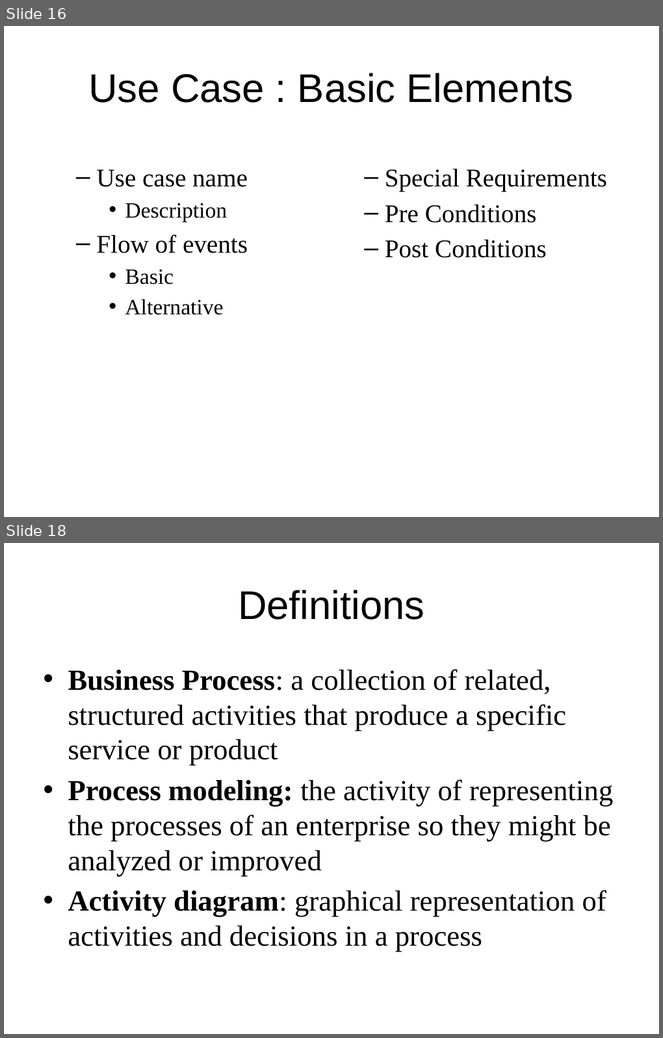
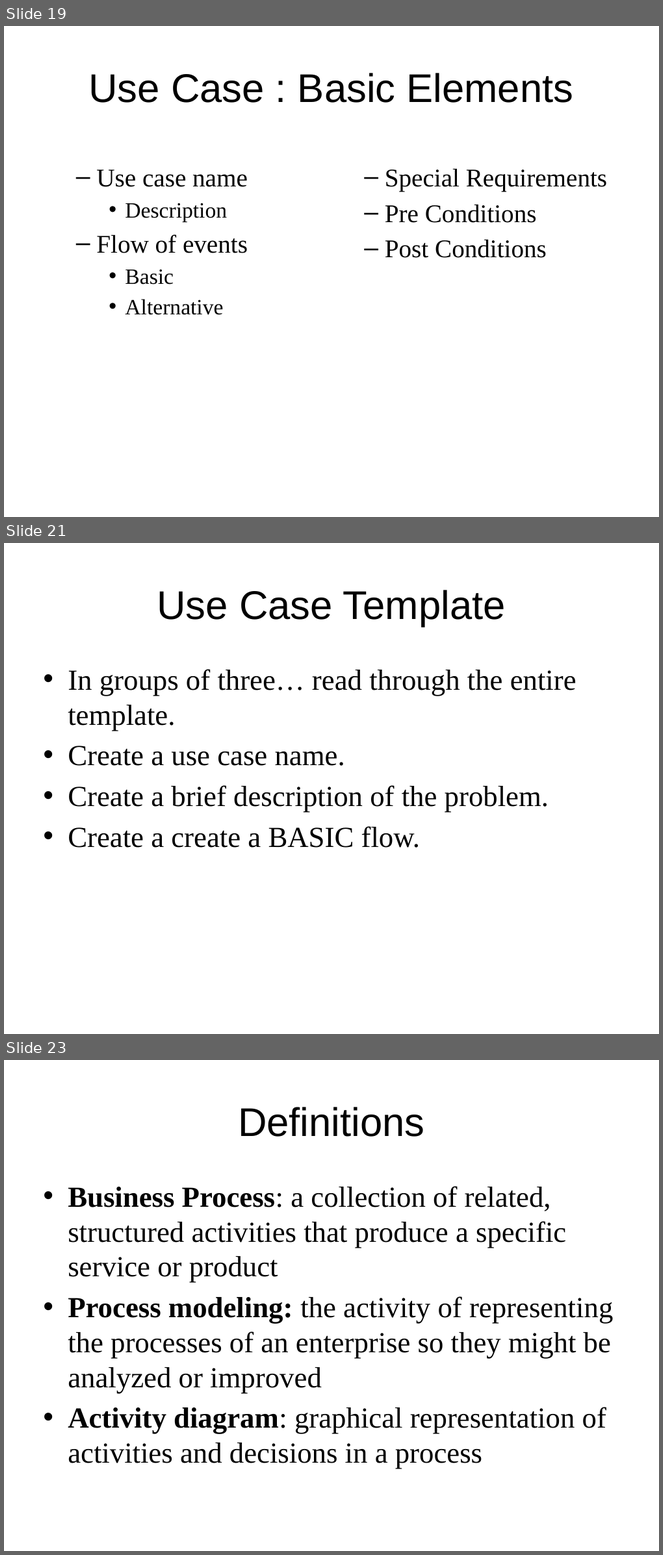
Before and after one commit to DataCurationWorkshop/HongKongCurationWorkshop, a slide deck: Day_3/Lab/Day_3_SystemsAnalysisForDataCuration.pptx. Shown one above the other, each under a label of ours: slides 16 and 18 before the commit, slides 19, 21 and 23 after it; the slides between them are not shown. The pictures are 663x1038 and 663x1555 pixels, drawn with LibreOffice and Linux fonts; fonts in the diff are those of the drawing; background and template pictures are left out. Boxes give left, top, right and bottom in pixels: in the first picture for what was removed or moved away, otherwise in the second. Text is boxed around its words. In the diff, an @@ line names an element or a change of style, - is before the commit and + after.

```diff
--- a/Day_3/Lab/Day_3_SystemsAnalysisForDataCuration.pptx
+++ b/Day_3/Lab/Day_3_SystemsAnalysisForDataCuration.pptx
@@ slide 21 added at (4, 543, 659, 1034), background #FFFFFF @@
@@ title added at (157, 590, 506, 627), 44 pt, text #000000 @@
+Use Case Template
@@ text added at (68, 669, 577, 848), 32 pt, text #000000 @@
+• In groups of three… read through the entire template.
+• Create a use case name.
+• Create a brief description of the problem.
+• Create a create a BASIC flow.
@@ what was slide 16 is now slide 19 @@
@@ what was slide 18 is now slide 23 @@
```
Also in this commit, not shown: 2 slides changed, 5 other slides added, 1 slide removed, 1 other file.
